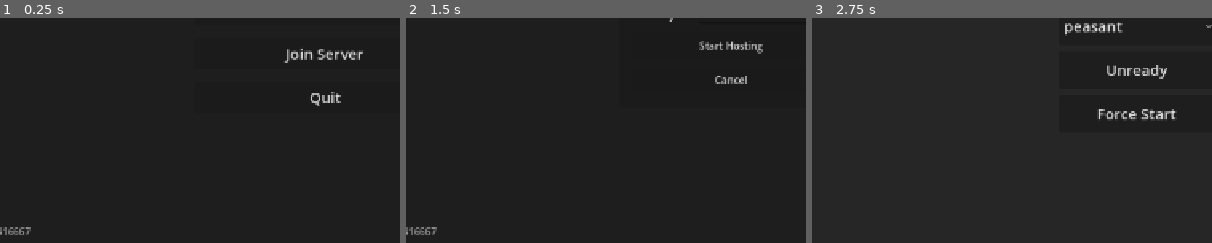
Above: before the commit, frames 1-3 (left to right).
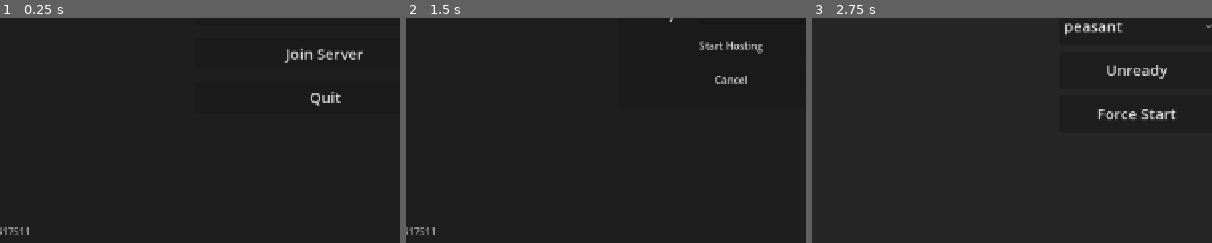
Above: after the commit, the same moments.

Repository: zakanater19/godot-roguetown
Game: Godot game, scene res://scenes/main_menu.tscn
Same seed, same stepped clock (60 frames per second), same inputs: the game is played once before the commit and once after it.
Inputs (mouse positions are % of the whole screen's width and height, from its top left):
- Up to frame 1 (0.25 s): no input
- Up to frame 2 (1.5 s): tap Enter at 0.5 s; move the mouse to (72, 45) at 0.52 s; hold D 0.53-1.25 s; hold Shift 0.53-1.25 s; click (72, 45) at 0.67 s; tap Space at 0.77 s; click "Host Server" at 1.25 s
- Up to frame 3 (2.75 s): click "Start Hosting" at 2 s
The pictures show only the part of the screen within x 9-59%, y 50-100%; the shares and areas given below are measured in that part.

The runs differ from the first frame. In frame 1, 0.1% of the frame differs, in the area x 2-8%, y 92-97%; in frame 2, 0.1%; in frame 3, nothing differs.

Commit message:
more grass sprites, bushes spawn in wilds now too

Diff:
--- a/scripts/core/main.gd
+++ b/scripts/core/main.gd
@@ -5,6 +5,7 @@
 const SHOW_OUTLINES: bool  = true
 const OUTLINE_COLOR: Color = Color(0.5, 0.5, 0.5, 0.5)
 const OUTLINE_WIDTH: float = 1.0
+const BUSH_SCENE: PackedScene = preload("res://objects/bush.tscn")
 
 const HIDE_OUTLINES_AT_RUNTIME: bool = true
 
@@ -28,13 +29,20 @@
 ]
 
 const GRASS_DECOR_TILE_PATHS: PackedStringArray =[
+	"res://assets/foliage/grass1.png",
+	"res://assets/foliage/grass2.png",
+	"res://assets/foliage/grass3.png",
+	"res://assets/foliage/grass4.png",
+	"res://assets/foliage/grass5.png",
+	"res://assets/foliage/grass6.png",
 	"res://assets/foliage/grass7.png",
 	"res://assets/foliage/grass8.png",
 ]
 const GRASS_FLOOR_ATLAS_COORDS: Vector2i = Vector2i(0, 0)
 const GRASS_DECOR_SPAWN_CHANCE: float = 0.1
+const BUSH_SPAWN_CHANCE: float = 0.025
 const GRASS_DECOR_Z_OFFSET: int = 1
-const GRASS_DECOR_LAYOUT_SEED: int = 734287
+const FOLIAGE_LAYOUT_SEED: int = 734287
 
 var target_fps: int = 60
 var _last_z: int = -1
@@ -62,9 +70,9 @@
 		if region_map != null:
 			region_map.visible = false
 
-	# Tree spawners also build their runtime pieces deferred. Queue grass after
+	# Tree spawners also build their runtime pieces deferred. Queue foliage after
 	# them so their full ground footprint is part of the occupied-tile check.
-	call_deferred("_spawn_runtime_grass_decor")
+	call_deferred("_spawn_runtime_foliage")
 
 	# Add FPS Counter
 	var fps_layer := CanvasLayer.new()
@@ -218,7 +226,7 @@
 		if tm != null:
 			tm.tile_set = ts
 
-func _spawn_runtime_grass_decor() -> void:
+func _spawn_runtime_foliage() -> void:
 	if not _grass_decor_layers.is_empty():
 		return
 
@@ -250,15 +258,33 @@
 		_grass_decor_layers[z] = decor_layer
 
 		for cell in world_layer.get_used_cells_by_id(0, GRASS_FLOOR_ATLAS_COORDS):
+			if occupied_tiles[z].has(cell):
+				continue
+			var bush_roll := posmod(_get_foliage_hash(cell, z, 2), 10000)
+			if (
+				Regions.allows_bushes_at(self, cell, z)
+				and bush_roll < int(BUSH_SPAWN_CHANCE * 10000.0)
+			):
+				_spawn_runtime_bush(cell, z)
+				occupied_tiles[z][cell] = true
+				continue
 			if not Regions.allows_grass_decor_at(self, cell, z):
 				continue
-			if occupied_tiles[z].has(cell):
-				continue
-			var spawn_roll := posmod(_get_grass_decor_hash(cell, z, 0), 10000)
+			var spawn_roll := posmod(_get_foliage_hash(cell, z, 0), 10000)
 			if spawn_roll >= int(GRASS_DECOR_SPAWN_CHANCE * 10000.0):
 				continue
-			var variant := posmod(_get_grass_decor_hash(cell, z, 1), GRASS_DECOR_TILE_PATHS.size())
+			var variant := posmod(_get_foliage_hash(cell, z, 1), GRASS_DECOR_TILE_PATHS.size())
 			decor_layer.set_cell(cell, 0, Vector2i(variant, 0))
+
+func _spawn_runtime_bush(cell: Vector2i, z_level: int) -> void:
+	var bush := BUSH_SCENE.instantiate() as Node2D
+	if bush == null:
+		push_error("Could not instantiate the runtime bush scene.")
+		return
+	bush.name = "RuntimeBush_Z%d_X%d_Y%d" % [z_level, cell.x, cell.y]
+	bush.position = Defs.tile_to_pixel(cell)
+	bush.set("z_level", z_level)
+	add_child(bush)
 
 func _collect_runtime_occupied_tiles() -> Dictionary:
 	var occupied: Dictionary = {1: {}, 2: {}, 3: {}, 4: {}, 5: {}}
@@ -276,8 +302,8 @@
 				occupied[z][Vector2i(solid_tile)] = true
 	return occupied
 
-func _get_grass_decor_hash(cell: Vector2i, z: int, salt: int) -> int:
-	return ("%d:%d:%d:%d:%d" % [GRASS_DECOR_LAYOUT_SEED, cell.x, cell.y, z, salt]).hash()
+func _get_foliage_hash(cell: Vector2i, z: int, salt: int) -> int:
+	return ("%d:%d:%d:%d:%d" % [FOLIAGE_LAYOUT_SEED, cell.x, cell.y, z, salt]).hash()
 
 func has_runtime_grass_decor_at(tile_pos: Vector2i, z_level: int) -> bool:
 	var decor_layer := _grass_decor_layers.get(z_level) as TileMapLayer
--- a/scripts/core/regions.gd
+++ b/scripts/core/regions.gd
@@ -10,6 +10,7 @@
 		"source_id": 0,
 		"atlas_coords": Vector2i(0, 0),
 		"allows_grass_decor": false,
+		"allows_bushes": false,
 	},
 }
 
@@ -31,7 +32,15 @@
 
 
 func allows_grass_decor_at(map_root: Node, tile_pos: Vector2i, z_level: int) -> bool:
+	return _allows_feature_at(map_root, tile_pos, z_level, "allows_grass_decor")
+
+
+func allows_bushes_at(map_root: Node, tile_pos: Vector2i, z_level: int) -> bool:
+	return _allows_feature_at(map_root, tile_pos, z_level, "allows_bushes")
+
+
+func _allows_feature_at(map_root: Node, tile_pos: Vector2i, z_level: int, feature: String) -> bool:
 	var region_name := get_region_at(map_root, tile_pos, z_level)
 	if region_name == NONE:
 		return true
-	return bool(REGION_DEFINITIONS[region_name].get("allows_grass_decor", true))
+	return bool(REGION_DEFINITIONS[region_name].get(feature, true))
--- a/scripts/net/game_version.gd
+++ b/scripts/net/game_version.gd
@@ -3,7 +3,7 @@
 
 ## Keep this for executable/binary level compatibility only. Runtime content,
 ## scenes, scripts, and maps are synced via the server bundle hash below.
-const APP_VERSION: String = "1788416667"
+const APP_VERSION: String = "1788417511"
 
 ## Directories that still support lightweight resource diffs as a fallback when
 ## talking to older servers. Full bundle sync does not depend on this list.
--- a/scripts/tools/import_smoke_test.gd
+++ b/scripts/tools/import_smoke_test.gd
@@ -310,6 +310,10 @@
 
 	_begin_section("regions")
 	_validate_regions()
+	_end_section()
+
+	_begin_section("foliage")
+	_validate_foliage()
 	_end_section()
 
 	_begin_section("clothing offsets")
@@ -770,7 +774,20 @@
 		_fail("Town regions must reject grass decoration placement.")
 	if not Regions.allows_grass_decor_at(test_root, town_cell + Vector2i.RIGHT, 3):
 		_fail("Unpainted cells must allow grass decoration placement.")
+	if Regions.allows_bushes_at(test_root, town_cell, 3):
+		_fail("Town regions must reject random bush placement.")
+	if not Regions.allows_bushes_at(test_root, town_cell + Vector2i.RIGHT, 3):
+		_fail("Unpainted cells must allow random bush placement.")
 	test_root.free()
+
+func _validate_foliage() -> void:
+	for grass_number in range(1, 9):
+		var texture_path := "res://assets/foliage/grass%d.png" % grass_number
+		_validate_texture(texture_path, "grass decoration")
+		var texture := ResourceLoader.load(texture_path, "", ResourceLoader.CACHE_MODE_REPLACE) as Texture2D
+		if texture != null and texture.get_size() != Vector2(64, 64):
+			_fail("Grass decoration texture must be 64x64: %s." % texture_path)
+	_validate_packed_scene("res://objects/bush.tscn", "runtime bush")
 
 # GAMEPLAY: clothing_offsets.json must parse and have a complete entry (all 4
 # directions, valid offset array and positive scale) for every item_type key.
Binary file added: assets/foliage/grass1.png
Not shown, added: assets/foliage/grass1.png.import
Binary file added: assets/foliage/grass2.png
Not shown, added: assets/foliage/grass2.png.import
Binary file added: assets/foliage/grass3.png
Not shown, added: assets/foliage/grass3.png.import
Binary file added: assets/foliage/grass4.png
Not shown, added: assets/foliage/grass4.png.import
Binary file added: assets/foliage/grass5.png
Not shown, added: assets/foliage/grass5.png.import
Binary file added: assets/foliage/grass6.png
Not shown, added: assets/foliage/grass6.png.import
